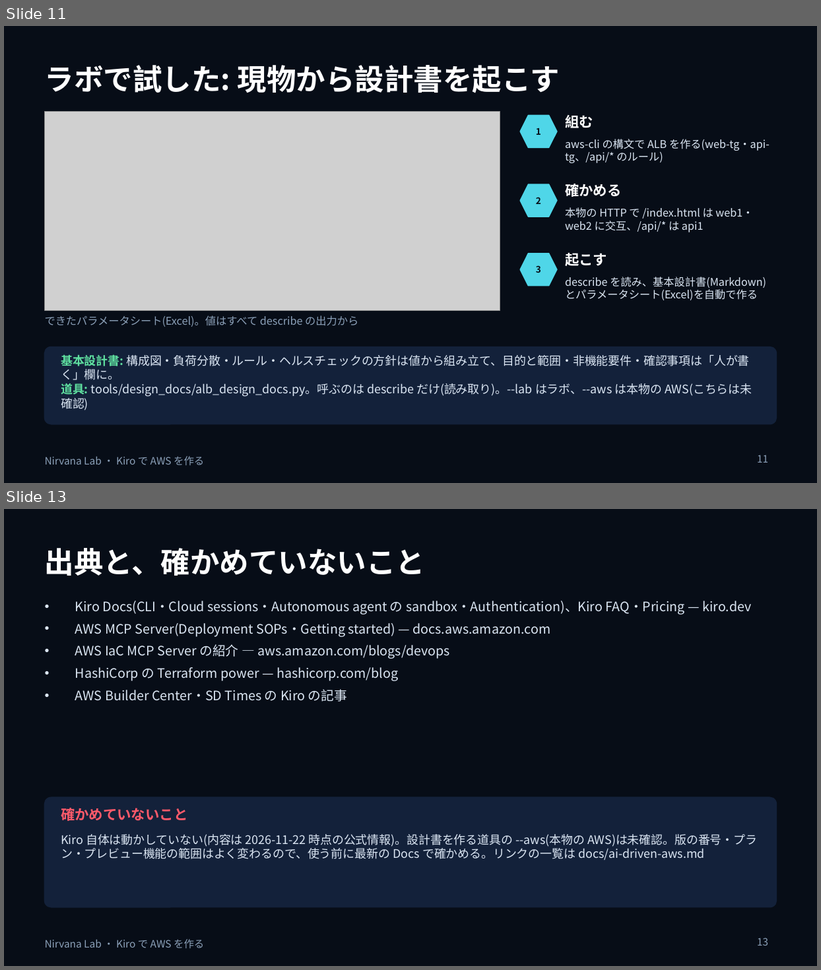
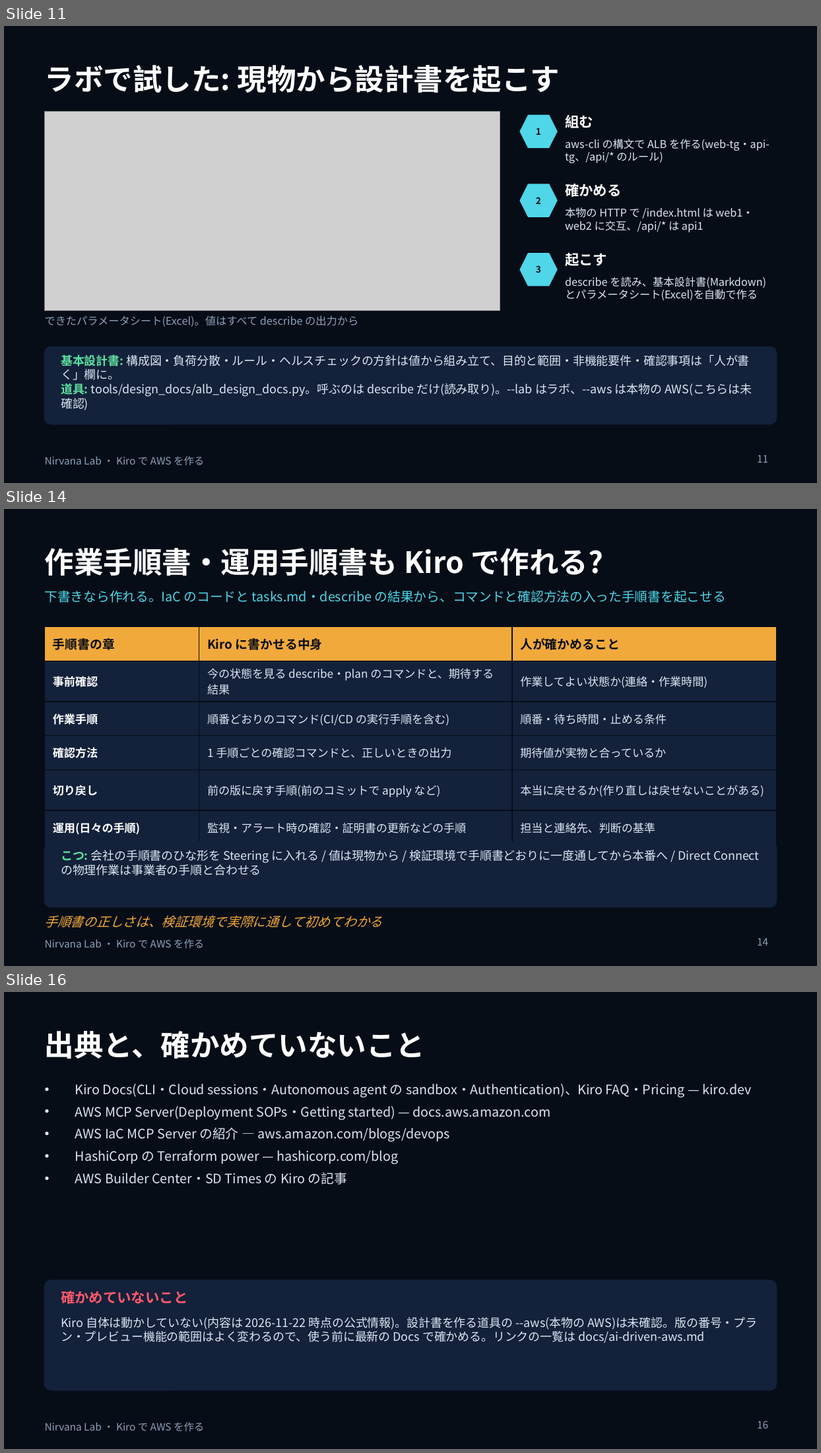
Before and after one commit to w-index-m/nirvana-lab, a slide deck: docs/ai-driven-dev-kiro.pptx. Shown one above the other, each under a label of ours: slides 11 and 13 before the commit, slides 11, 14 and 16 after it; the slides between them are not shown. The pictures are 821x970 and 821x1453 pixels, drawn with LibreOffice and Linux fonts; fonts in the diff are those of the drawing; grey boxes stand for pictures. Boxes give left, top, right and bottom in pixels: in the first picture for what was removed or moved away, otherwise in the second. Text is boxed around its words. In the diff, an @@ line names an element or a change of style, - is before the commit and + after.

```diff
--- a/docs/ai-driven-dev-kiro.pptx
+++ b/docs/ai-driven-dev-kiro.pptx
@@ slide 14 added at <box>4,509,817,966</box>, background #070D17; not listed: 1 template element that a slide beside it also shows @@
@@ title added at <box>45,548,603,576</box>, 26 pt, text #FFFFFF, bold @@
+作業手順書・運用手順書も Kiro で作れる?
@@ text added at <box>45,590,726,603</box>, 11.5 pt, text #4FD6E8 @@
+下書きなら作れる。IaC のコードと tasks.md・describe の結果から、コマンドと確認方法の入った手順書を起こせる
@@ table added at <box>45,627,776,838</box>, 6 rows, 3 columns @@
+手順書の章 | Kiro に書かせる中身 | 人が確かめること
+事前確認 | 今の状態を見る describe・plan のコマンドと、期待する結果 | 作業してよい状態か(連絡・作業時間)
+作業手順 | 順番どおりのコマンド(CI/CD の実行手順を含む) | 順番・待ち時間・止める条件
+確認方法 | 1 手順ごとの確認コマンドと、正しいときの出力 | 期待値が実物と合っているか
+切り戻し | 前の版に戻す手順(前のコミットで apply など) | 本当に戻せるか(作り直しは戻せないことがある)
+運用(日々の手順) | 監視・アラート時の確認・証明書の更新などの手順 | 担当と連絡先、判断の基準
@@ rounded rectangle added at <box>45,842,776,908</box>, fill #13213A, outline #13213A 1 pt @@
@@ text added at <box>61,850,759,876</box>, 10.5 pt, text #DBE6F3 @@
+こつ: 会社の手順書のひな形を Steering に入れる / 値は現物から / 検証環境で手順書どおりに一度通してから本番へ / Direct Connect の物理作業は事業者の手順と合わせる
@@ text added at <box>45,916,383,928</box>, 11.5 pt, text #F2A93B, italic @@
+手順書の正しさは、検証環境で実際に通して初めてわかる
@@ page number added at <box>757,938,768,946</box>, 9 pt, text #8BA0B8 @@
+14
@@ what was slide 13 is now slide 16 @@
@@ page number at <box>757,1421,768,1429</box>: text changed @@
-13
+16
```
Also in this commit, not shown: 2 slides changed, 2 other slides added, 3 other files.
